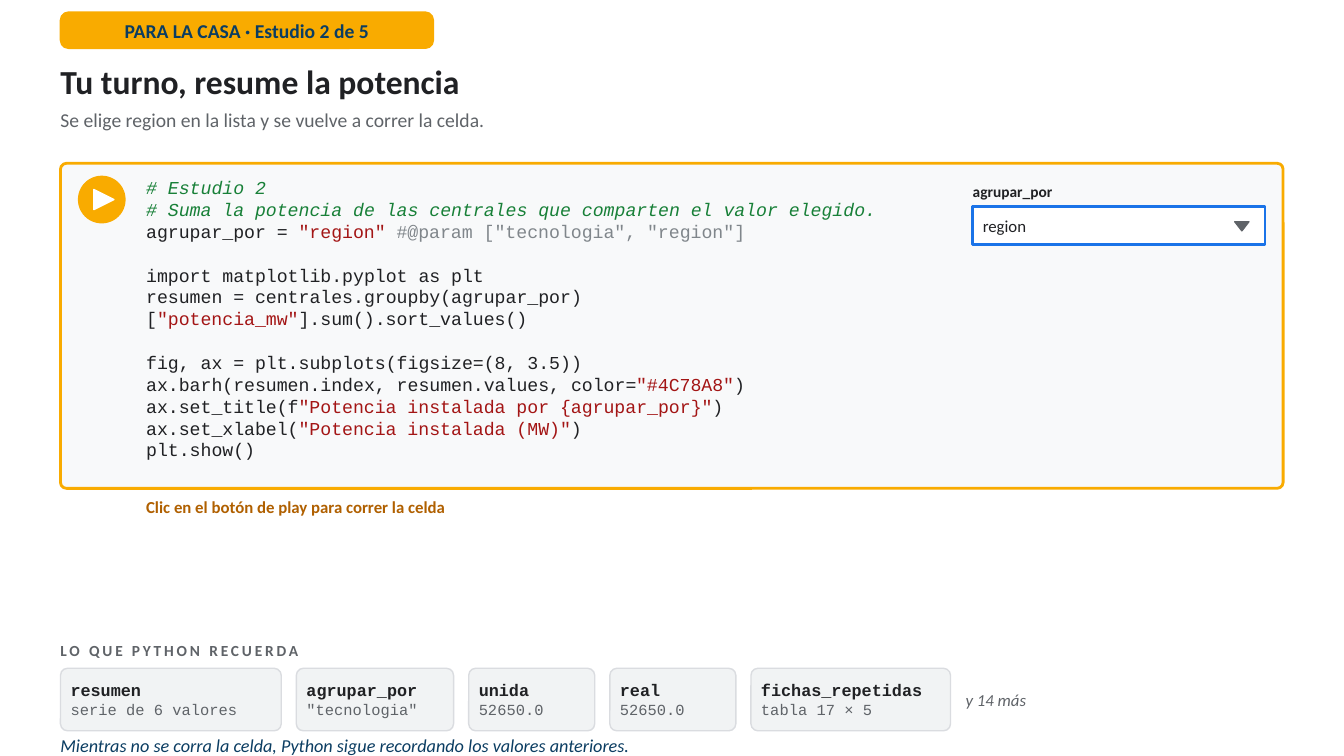
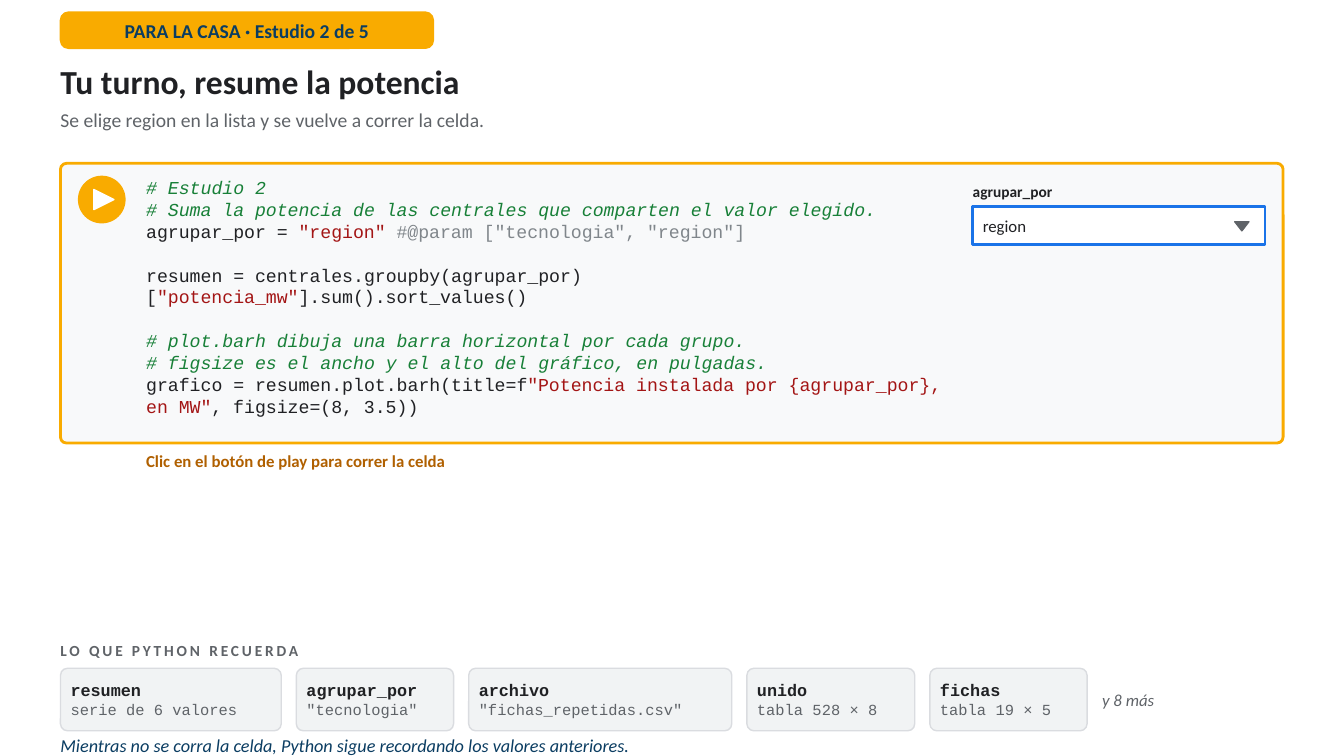
Before and after one commit to RodrigoMSB/curso-python-minergia, a slide deck: slide 46 of presentaciones/Simulador_Lab01_guiado.pptx. Drawn at 1344x756 pixels with LibreOffice and Linux fonts; fonts in the diff are those of the drawing. Boxes give left, top, right and bottom in pixels: in the first picture for what was removed or moved away, otherwise in the second. Text is boxed around its words. In the diff, an @@ line names an element or a change of style, - is before the commit and + after.

```diff
--- a/presentaciones/Simulador_Lab01_guiado.pptx
+++ b/presentaciones/Simulador_Lab01_guiado.pptx
@@ rounded rectangle: place and size @@
-rounded rectangle at <box>60,163,1284,489</box>
+rounded rectangle at <box>60,163,1284,443</box>
@@ rounded rectangle at <box>60,163,1284,443</box>: proportions changed @@
@@ text at <box>146,269,484,286</box>: paragraph removed @@
-import matplotlib.pyplot as plt
@@ text at <box>146,335,942,417</box>: text changed; text colour #202124 to #188038; italic on @@
-fig, ax = plt.subplots(figsize=(8, 3.5))
-ax.barh(resumen.index, resumen.values, color="#4C78A8")
-ax.set_title(f"Potencia instalada por {agrupar_por}")
-ax.set_xlabel("Potencia instalada (MW)")
-plt.show()
+# plot.barh dibuja una barra horizontal por cada grupo.
+# figsize es el ancho y el alto del gráfico, en pulgadas.
+grafico = resumen.plot.barh(title=f"Potencia instalada por {agrupar_por}, en MW", figsize=(8, 3.5))
@@ text "Clic en el botón de ...": place and size @@
-text "Clic en el botón de ..." at <box>146,501,445,516</box>
+text "Clic en el botón de ..." at <box>146,455,445,470</box>
@@ rounded rectangle: place and size @@
-rounded rectangle at <box>469,668,595,731</box>
+rounded rectangle at <box>469,668,732,731</box>
@@ text at <box>479,684,683,718</box>: text changed @@
-unida
-52650.0
+archivo
+"fichas_repetidas.csv"
@@ rounded rectangle: place and size @@
-rounded rectangle at <box>610,668,736,731</box>
+rounded rectangle at <box>747,668,915,731</box>
@@ text at <box>757,684,877,715</box>: text changed @@
-real
-52650.0
+unido
+tabla 528 × 8
@@ rounded rectangle: place and size @@
-rounded rectangle at <box>751,668,951,731</box>
+rounded rectangle at <box>930,668,1087,731</box>
@@ text at <box>940,684,1051,715</box>: text changed; size 12 to 11 pt; text colour #202124 to #5F6368; bold off @@
-fichas_repetidas
-tabla 17 × 5
+fichas
+tabla 19 × 5
@@ text at <box>1102,694,1154,709</box>: text changed @@
-y 14 más
+y 8 más
```
Also in this commit, not shown: 28 other slides changed, 6 slides added, 6 slides removed, 22 other files.
